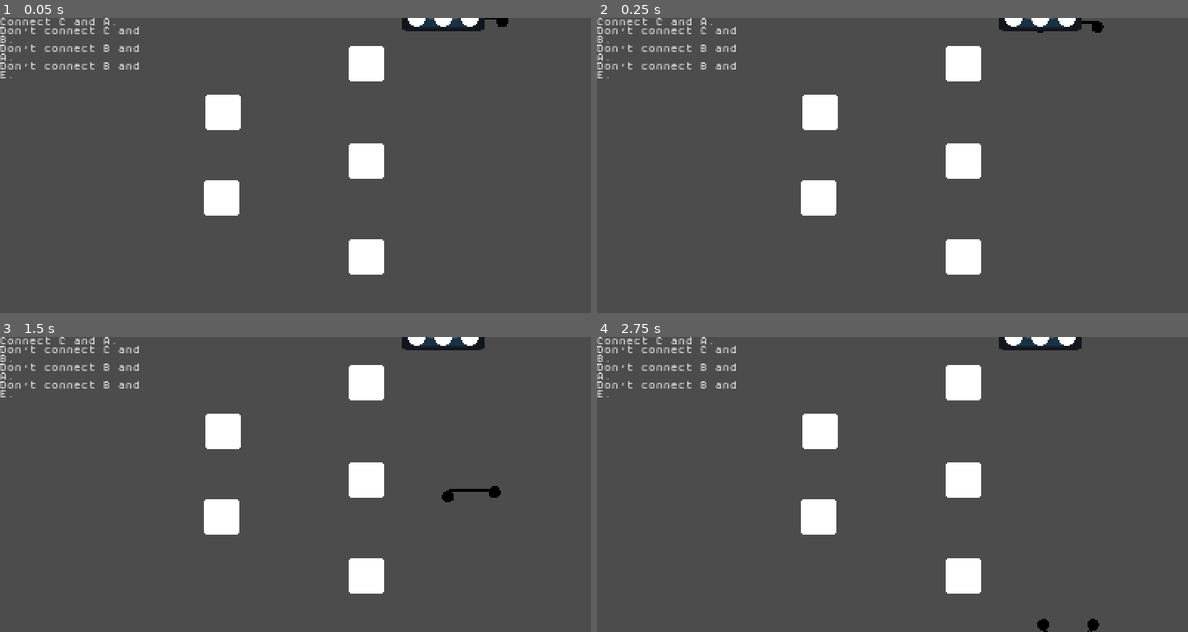
Above: before the commit, frames 1-4 (two rows, left to right).
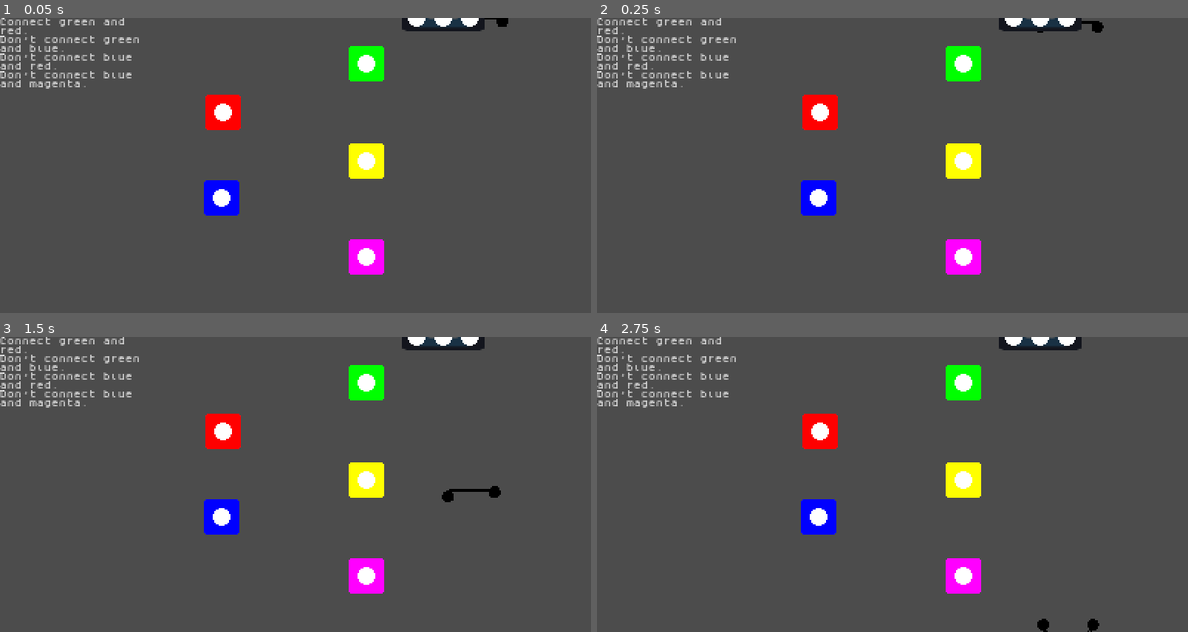
Above: after the commit, the same moments.

Repository: leogeier/faraday-uncaged
Game: Godot game, scene res://scenes/game/game.tscn
Two runs of this game, one before a commit and one after it. Both use one fixed random seed, a clock stepped at 60 frames per second and the inputs below. This scene is started directly instead of the project's main scene. The engine's default icon, where the game draws it, is replaced by a stand-in: a white triangle on a blue panel in a dark square.
Inputs (mouse positions are in pixels of both pictures, inside the frame that each line leads up to):
- Up to frame 1 (0.05 s): no input
- Up to frame 2 (0.25 s): no input
- Up to frame 3 (1.5 s): move the mouse to (425, 469) at 0.52 s; click (425, 469) at 0.67 s; drag from (177, 499) to (224, 431) at 1.27 s
- Up to frame 4 (2.75 s): move the mouse to (951, 419) at 2.02 s; click (951, 419) at 2.17 s

The runs differ from the first frame. In frame 1, 4.4% of the frame differs, in the area x 0-65%, y 0-87%; in frame 2, 4.4%; in frame 3, 4.4%; in frame 4, 4.4%.

Commit message:
added colors

Diff:
--- a/game/scenes/fuse_box/fuse_box.tscn
+++ b/game/scenes/fuse_box/fuse_box.tscn
@@ -8,20 +8,25 @@
 
 [node name="Device" parent="." instance=ExtResource( 2 )]
 position = Vector2( 51, 64 )
-display_name = "A"
+display_name = "Red"
+color = Color( 1, 0, 0, 1 )
 
 [node name="Device2" parent="." instance=ExtResource( 2 )]
 position = Vector2( 50, 122 )
 display_name = "B"
+color = Color( 0, 0, 1, 1 )
 
 [node name="Device3" parent="." instance=ExtResource( 2 )]
 position = Vector2( 148, 31 )
 display_name = "C"
+color = Color( 0, 1, 0, 1 )
 
 [node name="Device4" parent="." instance=ExtResource( 2 )]
 position = Vector2( 148, 97 )
 display_name = "D"
+color = Color( 1, 1, 0, 1 )
 
 [node name="Device5" parent="." instance=ExtResource( 2 )]
 position = Vector2( 148, 162 )
 display_name = "E"
+color = Color( 1, 0, 1, 1 )
